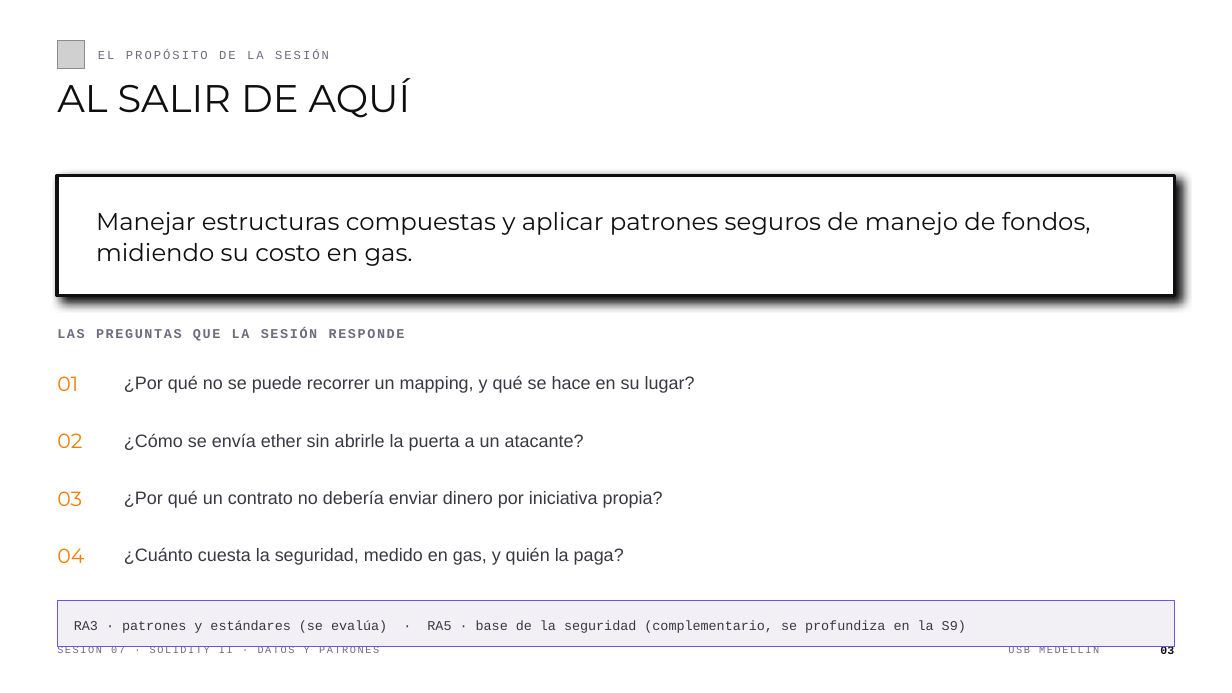
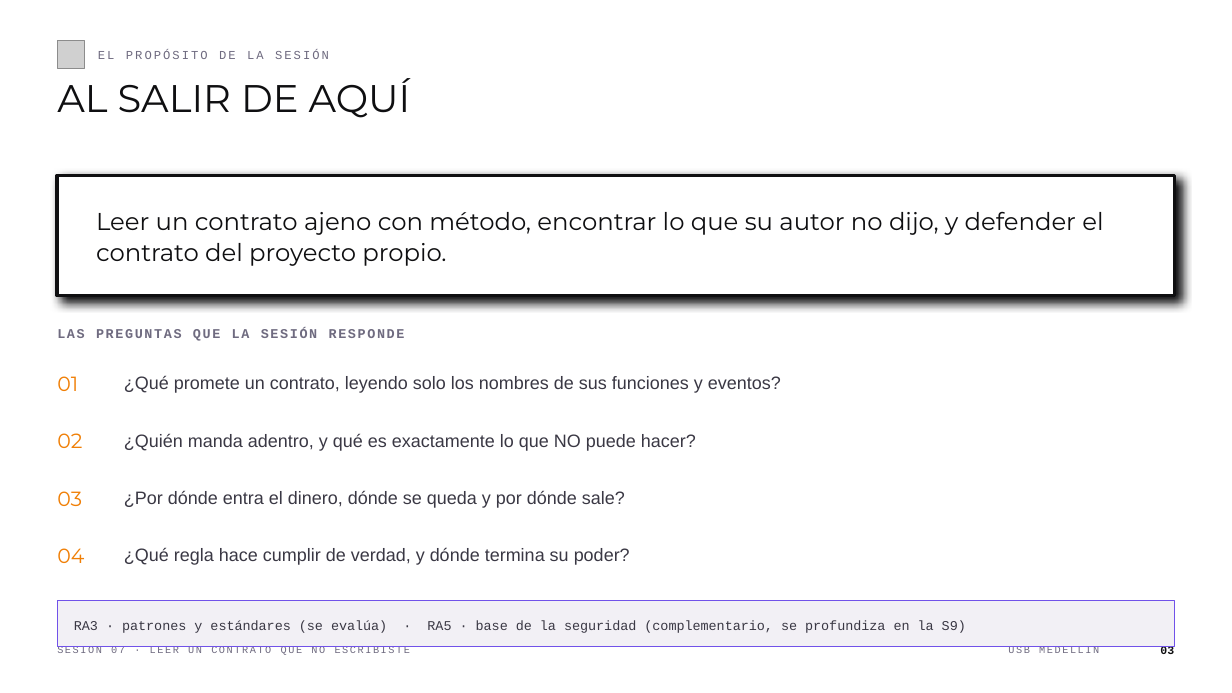
Before and after one commit to andresdapena81/curso-blockchain-web3-usb, a slide deck: slide 3 of material/Sesion-07-Blockchain-Web3.pptx. Drawn at 1232x693 pixels with LibreOffice and Linux fonts; fonts in the diff are those of the drawing; grey boxes stand for pictures. Boxes give left, top, right and bottom in pixels: in the first picture for what was removed or moved away, otherwise in the second. Text is boxed around its words. In the diff, an @@ line names an element or a change of style, - is before the commit and + after.

```diff
--- a/material/Sesion-07-Blockchain-Web3.pptx
+++ b/material/Sesion-07-Blockchain-Web3.pptx
@@ text at (x1=96, y1=212, x2=1103, y2=266): text changed @@
-Manejar estructuras compuestas y aplicar patrones seguros de manejo de fondos, midiendo su costo en gas.
+Leer un contrato ajeno con método, encontrar lo que su autor no dijo, y defender el contrato del proyecto propio.
@@ text at (x1=124, y1=376, x2=781, y2=393): text changed @@
-¿Por qué no se puede recorrer un mapping, y qué se hace en su lugar?
+¿Qué promete un contrato, leyendo solo los nombres de sus funciones y eventos?
@@ text at (x1=124, y1=433, x2=696, y2=451): text changed @@
-¿Cómo se envía ether sin abrirle la puerta a un atacante?
+¿Quién manda adentro, y qué es exactamente lo que NO puede hacer?
@@ text at (x1=124, y1=490, x2=625, y2=508): text changed @@
-¿Por qué un contrato no debería enviar dinero por iniciativa propia?
+¿Por dónde entra el dinero, dónde se queda y por dónde sale?
@@ text at (x1=124, y1=548, x2=630, y2=565): text changed @@
-¿Cuánto cuesta la seguridad, medido en gas, y quién la paga?
+¿Qué regla hace cumplir de verdad, y dónde termina su poder?
@@ text at (x1=57, y1=646, x2=410, y2=655): text changed @@
-SESIÓN 07 · SOLIDITY II · DATOS Y PATRONES
+SESIÓN 07 · LEER UN CONTRATO QUE NO ESCRIBISTE
```
Also in this commit, not shown: 12 other slides changed, 32 slides added, 32 slides removed, 14 other files.
